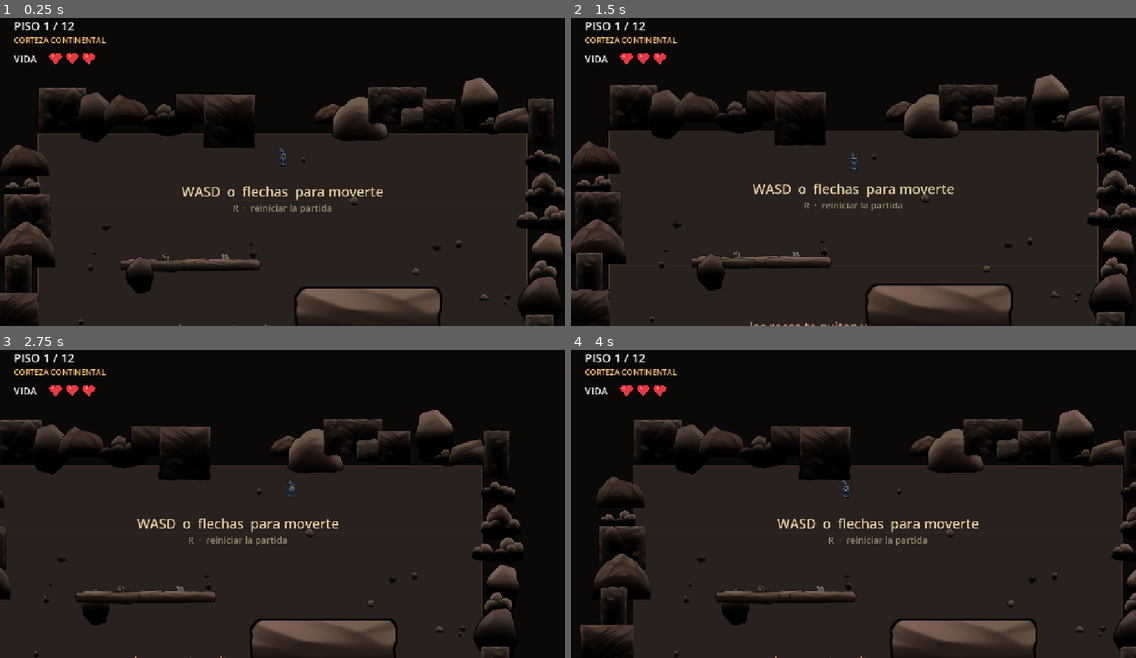
Above: before the commit, frames 1-4 (two rows, left to right).
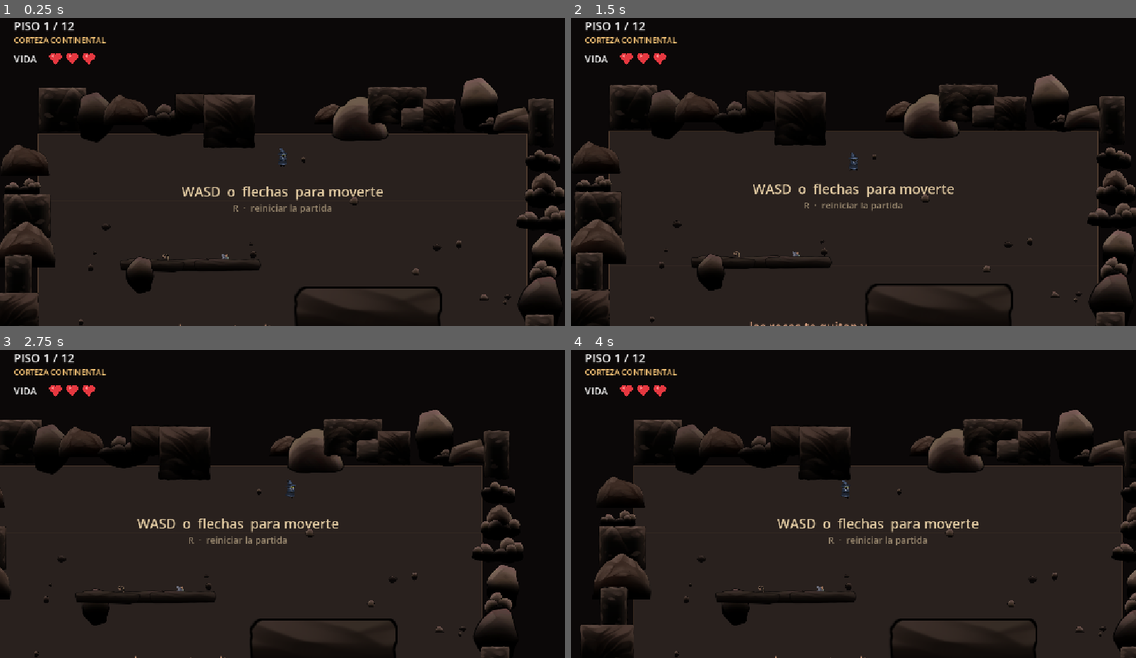
Above: after the commit, the same moments.

Repository: MatiasRodrigo0502/Vacio
Game: Godot game, scene res://scenes/Principal.tscn
The game is run twice, just before and just after one commit, with the same random seed, the same clock (stepped at 60 frames per second) and the same inputs.
Inputs:
- Up to frame 1 (0.25 s): no input
- Up to frame 2 (1.5 s): tap Enter at 0.5 s; hold D (mover_derecha) 0.53-1.28 s; hold R (reiniciar_partida) 0.53-1.28 s; hold S (mover_abajo) from 1.28 s (still down); tap R (reiniciar_partida) at 1.35 s
- Up to frame 3 (2.75 s): release S (mover_abajo) at 2.03 s; hold D (mover_derecha) from 2.03 s (still down); hold R (reiniciar_partida) from 2.03 s (still down)
- Up to frame 4 (4 s): release D (mover_derecha) at 2.78 s; release R (reiniciar_partida) at 2.78 s; hold W (mover_arriba) 2.78-3.53 s; tap R (reiniciar_partida) at 2.85 s; hold A (mover_izquierda) from 3.53 s (still down); hold R (reiniciar_partida) from 3.53 s (still down)

The runs differ from the first frame. In frame 1, 2.5% of the frame differs, in the area x 21-78%, y 78-98%; in frame 2, 2.6%, in the area x 21-78%, y 77-97%; in frame 3, 2.6%; in frame 4, 2.6%.

Commit message:
Oscurece las plataformas hasta la luminosidad de las rocas
Se pintaban mas claras que el suelo, que era el codigo visual de "esto es
terreno, puedes pasar por encima". Desde que hacen dano ese codigo
mentia: parecian seguras y no lo eran.

Quitar el aclarado no bastaba. La textura de las repisas es de por si
mucho mas clara que la de las rocas, asi que con el mismo tinte seguian
destacando al doble de luminosidad que el suelo. Lleva ademas un factor
0.6, que no es a ojo: medido sobre una captura del piso 1, el suelo esta
en 34 de luminosidad, las rocas en 49 y las losas se quedaban en 71. Con
el factor caen a 49, exactamente las rocas.

Co-Authored-By: Claude Opus 5 <noreply@anthropic.com>

Diff:
--- a/scripts/piso.gd
+++ b/scripts/piso.gd
@@ -243,12 +243,18 @@
 	var cuantas := int(_ancho() * _alto() / 380000.0) + 2
 	var puestas: Array[Vector2] = []
 
-	# Una plataforma tiene que leerse como TERRENO, no como obstaculo: si se
-	# parece a una roca el jugador la esquivara creyendo que hace dano. Por eso
-	# son anchas, planas y mas CLARAS que el suelo (los valores por encima de 1
-	# en modulate suben el brillo), al reves que las rocas, que van oscuras.
-	var tinte_losa := Color(minf(tinte.r * 1.28, 2.0), minf(tinte.g * 1.28, 2.0),
-		minf(tinte.b * 1.28, 2.0), 1.0)
+	# Las plataformas se oscurecen hasta la luminosidad de las rocas.
+	#
+	# Antes se pintaban mas claras, como diciendo "esto es terreno, puedes pasar
+	# por encima". Desde que hacen dano ese codigo visual mentia, asi que ahora
+	# lo que hace dano se ve igual, sea roca o losa.
+	#
+	# El 0.6 no es a ojo: la textura de las repisas es de por si mucho mas clara
+	# que la de las rocas, asi que darles el mismo tinte no bastaba. Medido sobre
+	# una captura del piso 1, el suelo esta en 34 de luminosidad, las rocas entre
+	# 18 y 53, y las losas se quedaban en 71. Con este factor caen a la mitad de
+	# ese rango y dejan de destacar como si fueran seguras.
+	var tinte_losa := Color(tinte.r * 0.6, tinte.g * 0.6, tinte.b * 0.6, 1.0)
 
 	for _i in cuantas:
 		var ancho_losa := clampf(_ancho() * 0.3, 210.0, 470.0) * generador.randf_range(0.8, 1.35)
Not shown, changed: assets/README.md
